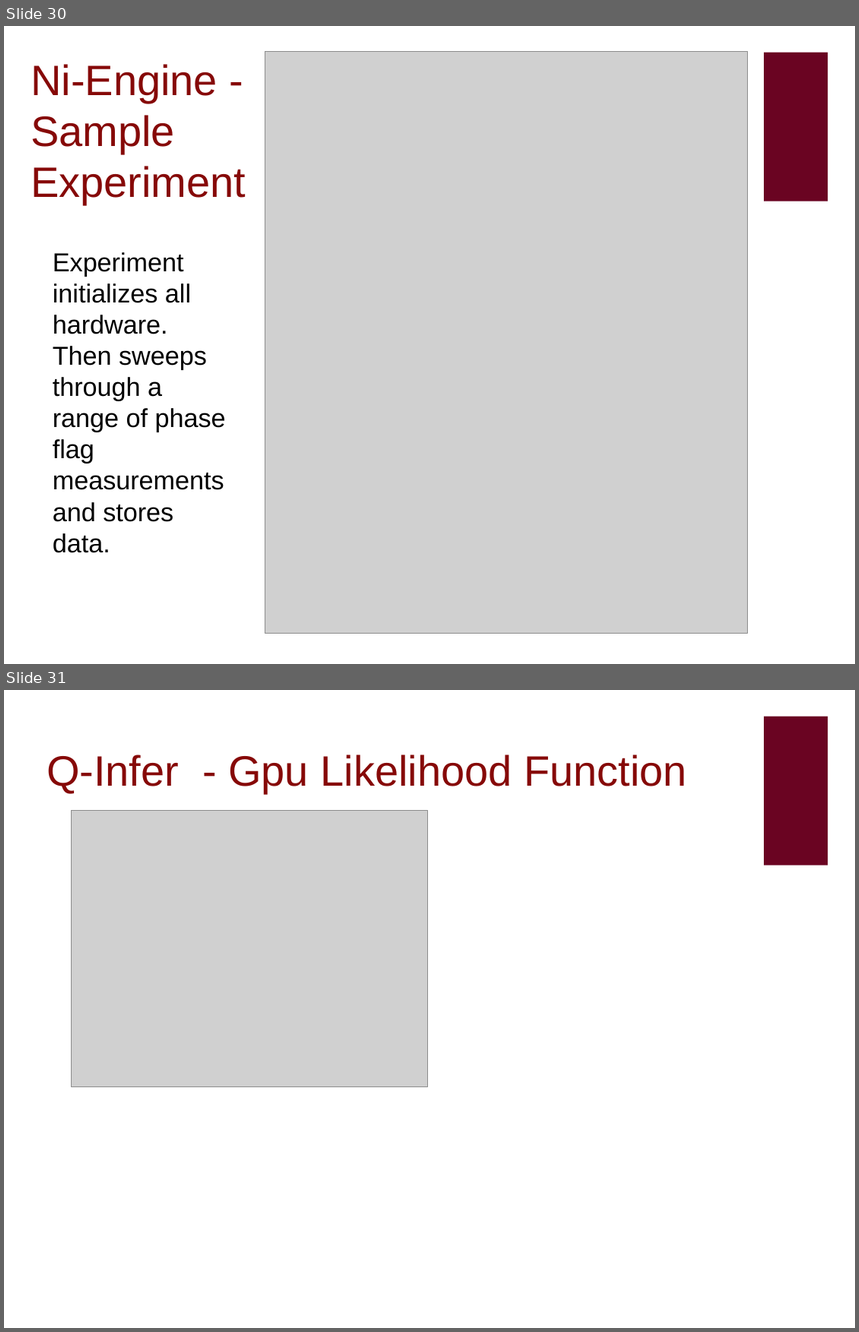
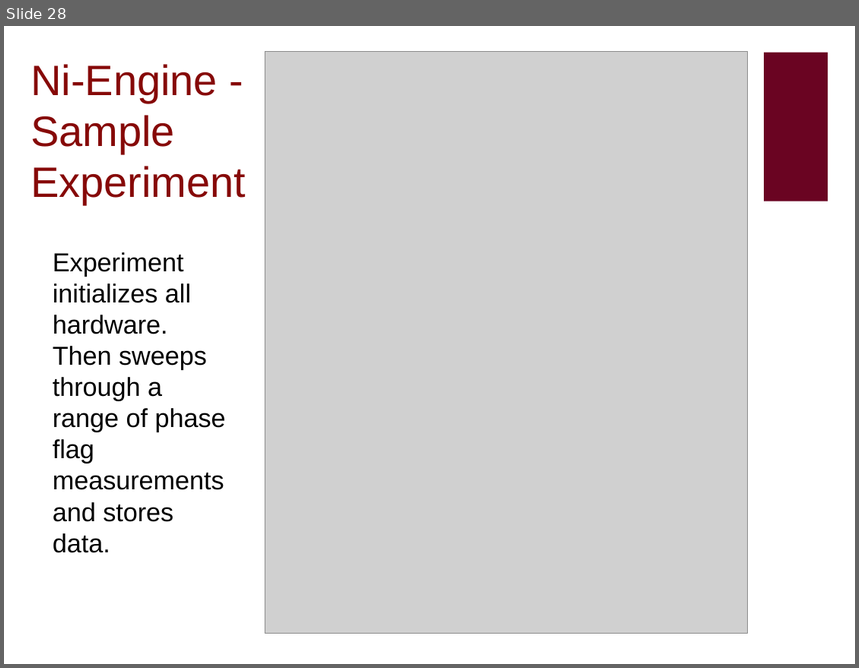
Before and after one commit to taalexander/Honours-Thesis, a slide deck: Chapters/thesispresentation.odp. Shown one above the other, each under a label of ours: slides 30 and 31 before the commit, slide 28 after it. The pictures are 859x1332 and 859x668 pixels, drawn with LibreOffice and Linux fonts; fonts in the diff are those of the drawing; grey boxes stand for pictures; background and template pictures are left out. Boxes give left, top, right and bottom in pixels: in the first picture for what was removed or moved away, otherwise in the second. Text is boxed around its words. In the diff, an @@ line names an element or a change of style, - is before the commit and + after.

```diff
--- a/Chapters/thesispresentation.odp
+++ b/Chapters/thesispresentation.odp
@@ slide 31 removed at [4,690,855,1328], background #FFFFFF; not listed: 1 template element that a slide beside it also shows @@
@@ title removed at [47,755,687,793] @@
-Q-Infer - Gpu Likelihood Function
@@ picture removed at [71,811,428,1087] @@
@@ what was slide 30 is now slide 28 @@
```
Also in this commit, not shown: 1 slide added, 7 other files.
